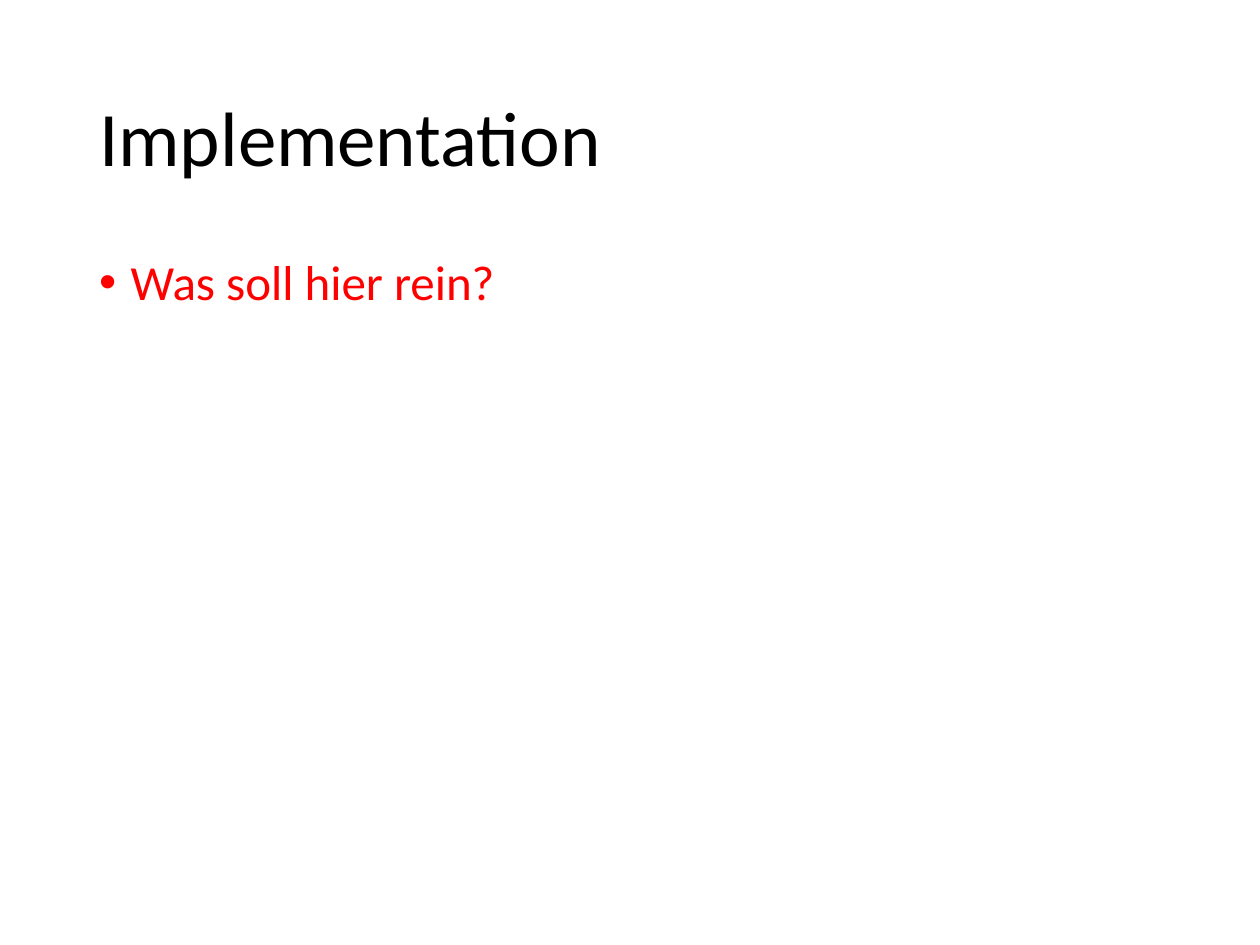
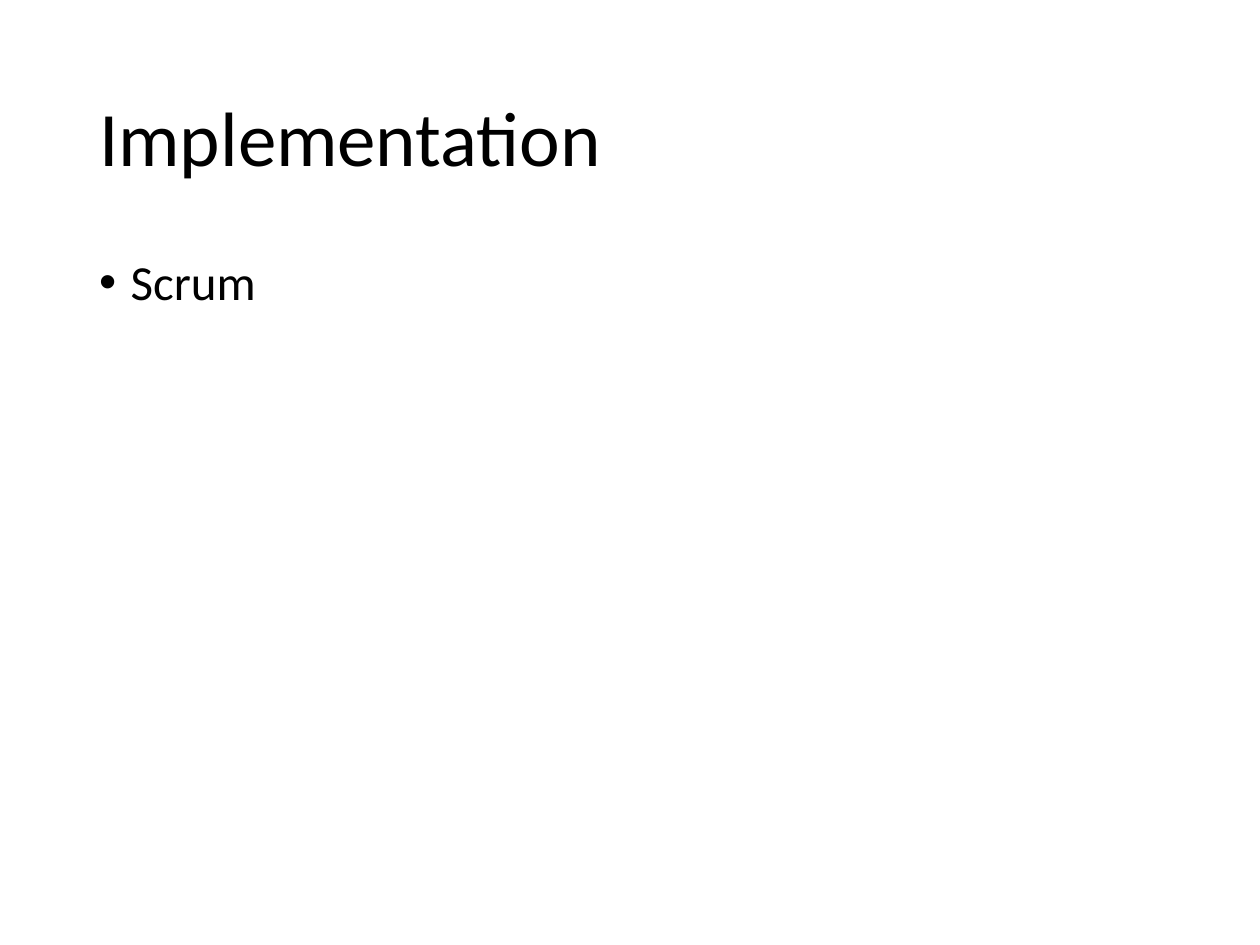
Before and after one commit to MSE-MobOP/Ski-Compass, a slide deck: slide 10 of Documents/Presentation/Presentation.pptx (slide 9 before the commit). Drawn at 1260x945 pixels with LibreOffice and Linux fonts; fonts in the diff are those of the drawing. Boxes give left, top, right and bottom in pixels: in the first picture for what was removed or moved away, otherwise in the second. Text is boxed around its words. In the diff, an @@ line names an element or a change of style, - is before the commit and + after.

Commit message:
UML added.

```diff
--- a/Documents/Presentation/Presentation.pptx
+++ b/Documents/Presentation/Presentation.pptx
@@ text at (131,268,256,301): text changed; text colour #FF0000 to #000000 @@
-• Was soll hier rein?
+• Scrum
```
Also in this commit, not shown: 1 slide added.
